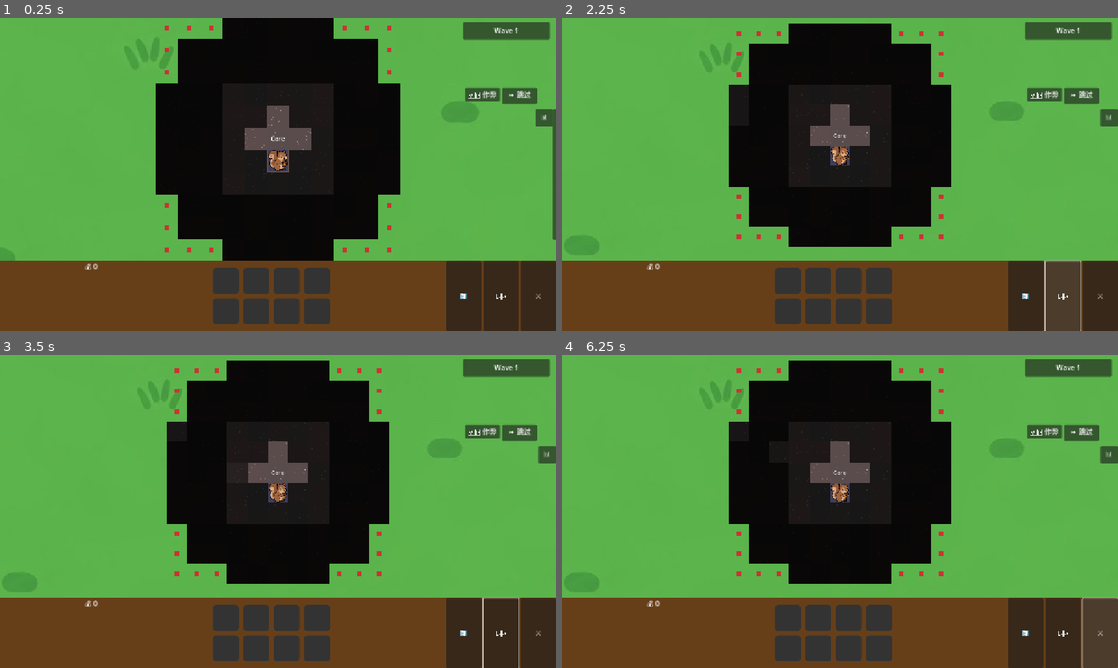
Above: before the commit, frames 1-4 (two rows, left to right).
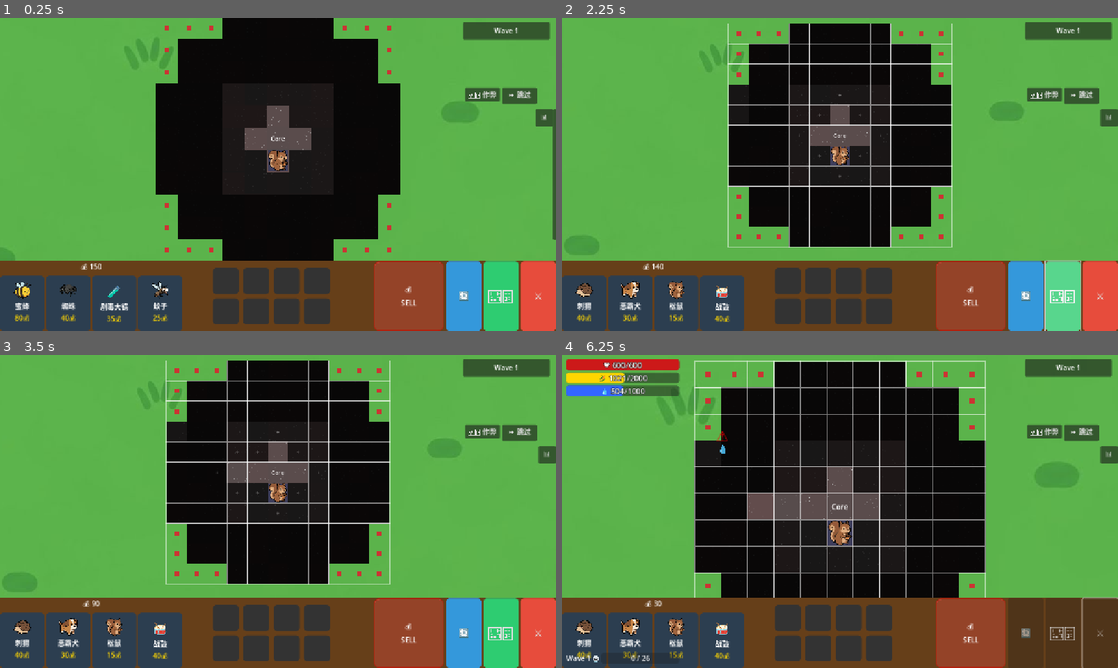
Above: after the commit, the same moments.

Repository: seekerzz/tower-html
Game: Godot game, scene res://src/Scenes/Game/MainGame.tscn
Same seed, same stepped clock (60 frames per second), same inputs: the game is played once before the commit and once after it. The project has no main scene, so this scene is started directly.
Inputs (mouse positions are in pixels of both pictures, inside the frame that each line leads up to):
- Up to frame 1 (0.25 s): no input
- Up to frame 2 (2.25 s): tap Enter at 0.5 s; drag from (734, 33) to (734, 115) at 0.52 s; click "🔄" at 1.25 s; click "🏗️" at 2 s
- Up to frame 3 (3.5 s): click (239, 473) at 2.75 s, where only the run after the commit has a clickable "+"
- Up to frame 4 (6.25 s): click (778, 473) at 3.5 s, where only the run after the commit has a clickable "+"; click (756, 473) at 4.25 s, where only the run after the commit has a clickable "+"; click (778, 452) at 5 s, where only the run after the commit has a clickable "+"; click "⚔️" at 5.75 s

The runs differ from the first frame. In frame 1, 13% of the frame differs, in the area x 0-100%, y 77-100%; in frame 2, 15%; in frame 3, 15%; in frame 4, 28%, in the area x 0-98%, y 1-100%.
Error before the commit: Attempt to call function 'get_children' in base 'null instance' on a null instance. (res://src/Scripts/UI/Shop.gd:169)

Commit message:
Visual Upgrade: Random Tile Textures & Adaptive Backgrounds
- Replaced solid color tiles with 5x5 random sprite sheets for ground and spawn points.
- Implemented grid visibility toggle (only visible in expansion mode).
- Added adaptive battle background that scales with camera zoom.
- Added shop background texture.
- Fixed Shop UI crash by updating node references and refactoring scene structure.
- Generated placeholder assets for tile sheets and backgrounds.

Diff:
--- a/src/Scenes/UI/Shop.tscn
+++ b/src/Scenes/UI/Shop.tscn
@@ -104,7 +104,7 @@
 size_flags_stretch_ratio = 1.0
 text = "⚔️"
 
-[node name="ToggleHandle" type="Button" parent="Panel"]
+[node name="ToggleHandle" type="Button" parent="."]
 visible = false
 layout_mode = 1
 anchors_preset = 1
@@ -116,5 +116,5 @@
 grow_horizontal = 0
 text = "▼"
 
-[connection signal="pressed" from="Panel/MainContainer/RightZone/StartWaveButton" to="." method="_on_start_wave_button_pressed"]
-[connection signal="pressed" from="Panel/MainContainer/RightZone/RefreshButton" to="." method="_on_refresh_button_pressed"]
+[connection signal="pressed" from="MainContainer/RightZone/StartWaveButton" to="." method="_on_start_wave_button_pressed"]
+[connection signal="pressed" from="MainContainer/RightZone/RefreshButton" to="." method="_on_refresh_button_pressed"]
--- a/src/Scripts/UI/Shop.gd
+++ b/src/Scripts/UI/Shop.gd
@@ -7,16 +7,16 @@
 
 # Node References
 # Updated references based on new layout
-@onready var shop_container = $Panel/MainContainer/LeftZone/ShopContainer
-@onready var refresh_btn = $Panel/MainContainer/RightZone/RefreshButton
-@onready var expand_btn = $Panel/MainContainer/RightZone/ExpandButton
-@onready var start_wave_btn = $Panel/MainContainer/RightZone/StartWaveButton
-@onready var sell_zone_container = $Panel/MainContainer/RightZone/SellZoneContainer
+@onready var shop_container = $MainContainer/LeftZone/ShopContainer
+@onready var refresh_btn = $MainContainer/RightZone/RefreshButton
+@onready var expand_btn = $MainContainer/RightZone/ExpandButton
+@onready var start_wave_btn = $MainContainer/RightZone/StartWaveButton
+@onready var sell_zone_container = $MainContainer/RightZone/SellZoneContainer
 # These are removed from scene, checking if we can just remove them or if we need to keep vars as null safe
 # @onready var global_preview = $Panel/MainContainer/Zone3/GlobalPreview # REMOVED
 # @onready var current_details = $Panel/MainContainer/Zone3/CurrentDetails # REMOVED
-@onready var gold_label = $Panel/MainContainer/LeftZone/GoldLabel
-@onready var toggle_handle = $Panel/ToggleHandle
+@onready var gold_label = $MainContainer/LeftZone/GoldLabel
+@onready var toggle_handle = $ToggleHandle
 
 var sell_zone = null
 var is_collapsed: bool = false
